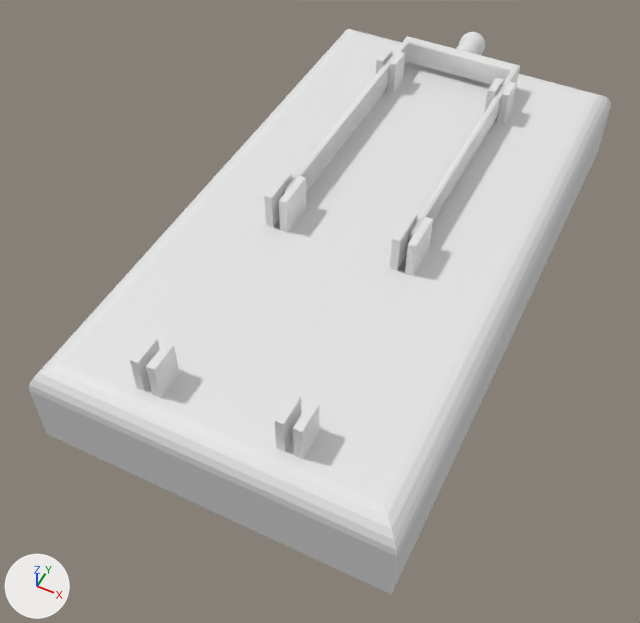
One commit to the FBX model bachelor/Assets/Prefabs/Models/E_Lever.fbx: the scene before it, then after it.
The view is the same before and after, from a 50 mm camera at (0.627, -1.504, 1.55) aimed at (-0.03, -0.191, -0.09). Every picture has the same lights, and +X, +Y and +Z are marked at lower left.

The older version as bpy lines, for what is in view:
```python
me_cube_001 = bpy.data.meshes.new('Cube.001')
me_cube_001.from_pydata(...)  # 368 vertices, 364 faces; spans x -0.42..0.42, y -0.78..0.76, z -0.11..0.2
me_cube_002 = bpy.data.meshes.new('Cube.002')
me_cube_002.from_pydata(...)  # 144 vertices, 132 faces; spans x -0.357..-0.021, y 0.001..0.754, z -0.031..0.034
me_cube_003 = bpy.data.meshes.new('Cube.003')
me_cube_003.from_pydata(...)  # 385 vertices, 386 faces; spans x -0.2266..-0.1511, y 0.7541..0.8755, z -0.0364..0.039
ob_cube = bpy.data.objects.new('Cube', me_cube_001)
ob_cube.location = (0.0, 0.0, 0.0)
ob_cube_001 = bpy.data.objects.new('Cube.001', me_cube_002)
ob_cube_001.location = (0.189, -0.111, 0.154)
ob_cube_002 = bpy.data.objects.new('Cube.002', me_cube_003)
ob_cube_002.location = (0.189, -0.111, 0.154)
```
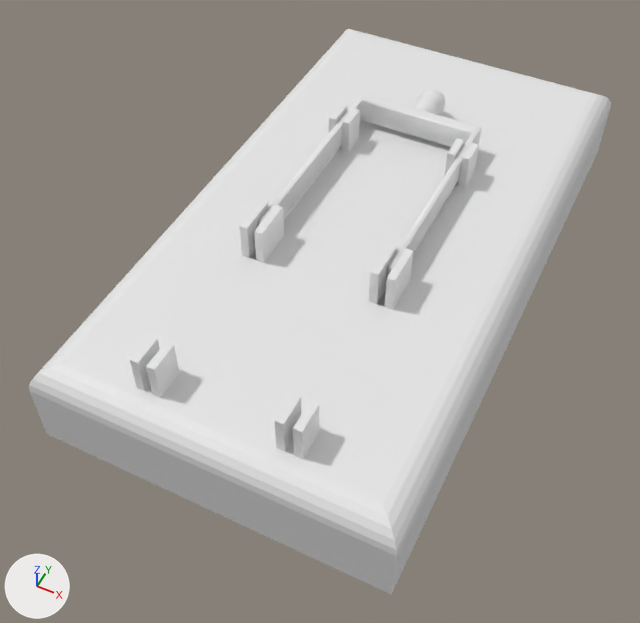
Edits to the bpy script that builds the scene:
```text
Change me_cube_003:
    where me_cube_003.from_pydata(...)  # 385 vertices, 386 faces; spans x -0.2266..-0.1511, y 0.7541..0.8755, z -0.0364..0.039
    used by ob_cube_002; location = (0.189, -0.111, 0.154)
    me_cube_003 part 4: the whole mesh is moved by (0.0, -0.2022, -0.0009)
Change me_cube_001:
    where me_cube_001.from_pydata(...)  # 368 vertices, 364 faces; spans x -0.42..0.42, y -0.78..0.76, z -0.11..0.2
    used by ob_cube; location = (0.0, 0.0, 0.0)
    me_cube_001 part 2: all 32 vertices in x -0.19..0.19, y 0.47..0.54, z 0.11..0.2 are moved by (0.0, -0.29, 0.0)
    me_cube_001 part 3: all 32 vertices in x -0.19..0.19, y -0.16..-0.06, z 0.11..0.2 are moved by (0.0, -0.11, 0.0)
Change me_cube_002:
    where me_cube_002.from_pydata(...)  # 144 vertices, 132 faces; spans x -0.357..-0.021, y 0.001..0.754, z -0.031..0.034
    used by ob_cube_001; location = (0.189, -0.111, 0.154)
    me_cube_002 part 1: all 112 vertices in x -0.357..-0.021, y 0.719..0.754, z -0.031..0.034 are moved by (0.0, -0.198, -0.001)
Change ob_cube_002:
    ob_cube_002.location: (0.189, -0.111, 0.154) -> (0.189, -0.225, 0.155)
Change ob_cube_001:
    ob_cube_001.location: (0.189, -0.111, 0.154) -> (0.189, -0.225, 0.155)
```

Where the change shows, as pixel boxes [x1, y1, x2, y2] in the pictures (640 x 623 px; the box of a moved part takes in the faces that stretch with it):
'Cube.001', reshaped, moved (11% shorter): before [283, 36, 520, 248]; after [258, 93, 482, 282]
'Cube.002', moved: before [456, 32, 485, 55]; after [413, 89, 445, 115]
part 1 of me_cube_002, moved or reshaped: before [404, 36, 520, 85]; after [357, 93, 482, 147]
part 2 of me_cube_001, moved or reshaped: before [306, 33, 590, 161]; after [306, 33, 590, 188]
part 3 of me_cube_001, moved or reshaped: [116, 88, 557, 432] in both
